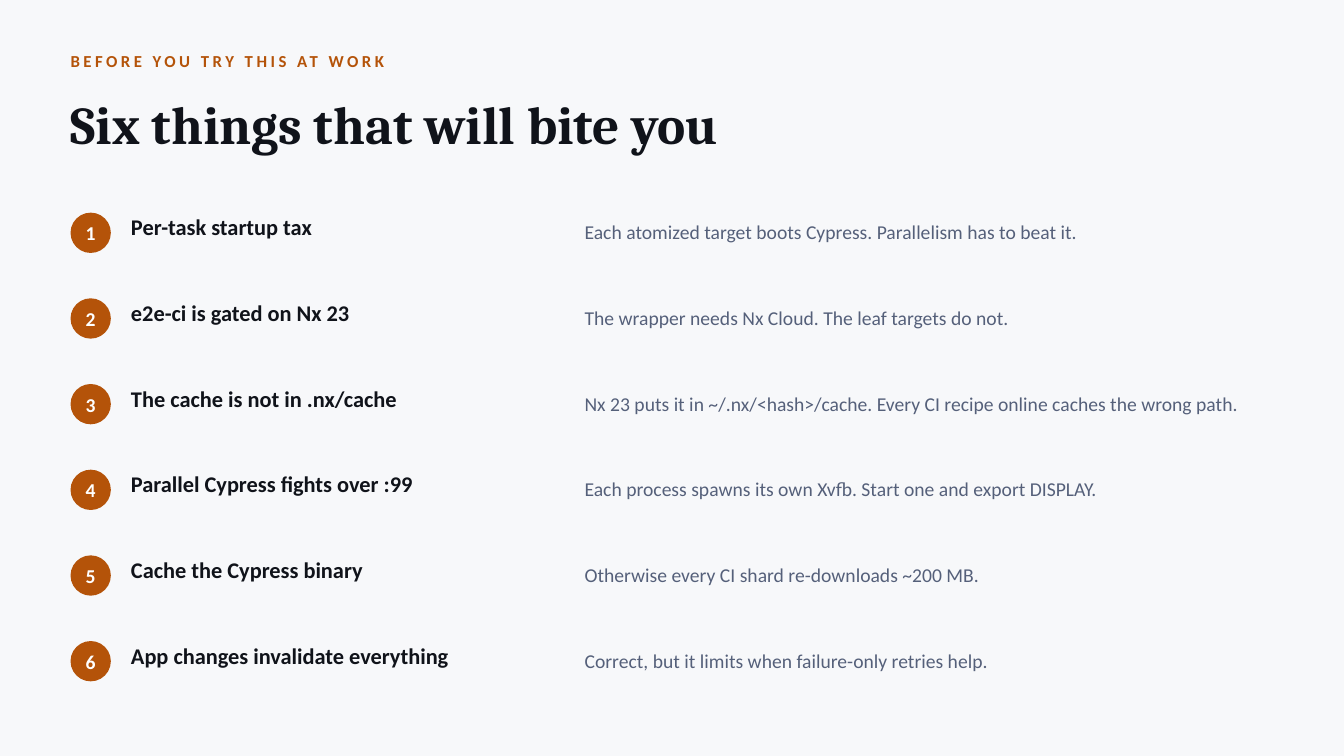
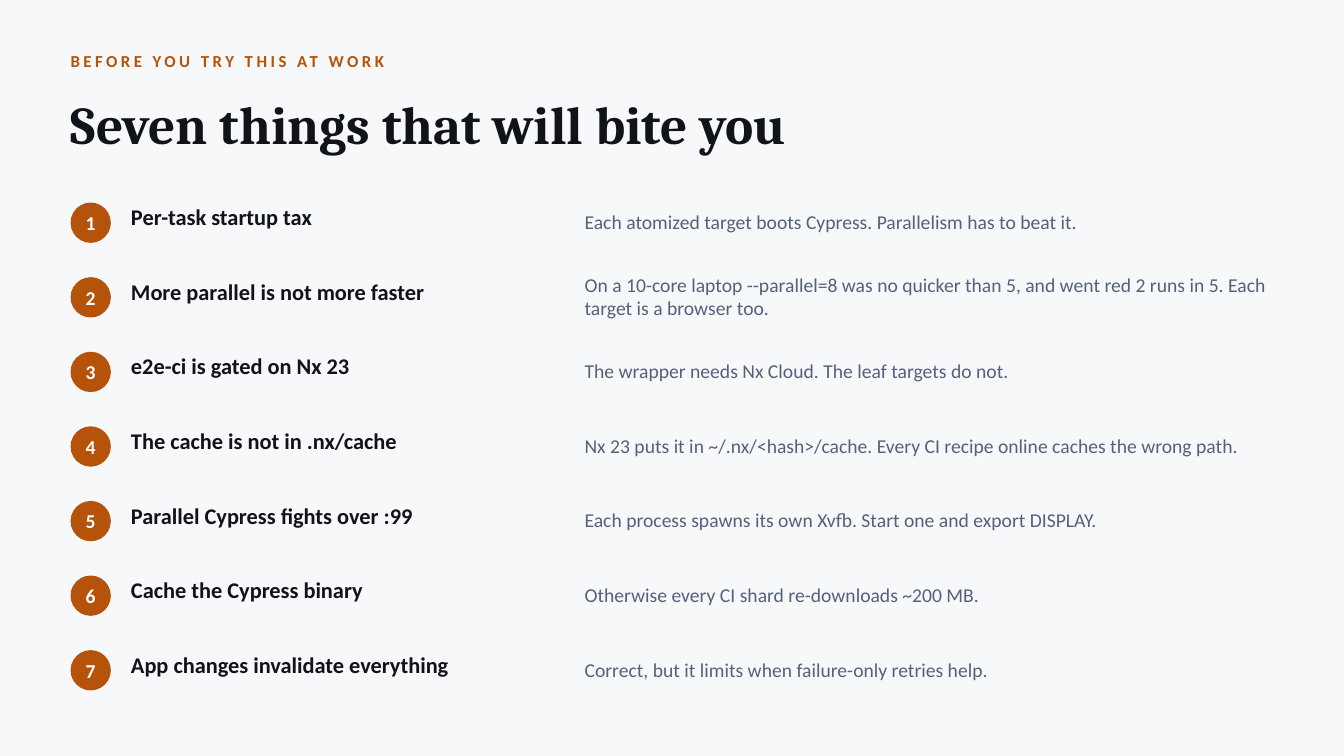
Before and after one commit to radzivil/nx-scaling-e2e-tests-with-atomizer, a slide deck: slide 25 of talk/Scaling-E2E-Tests-with-Nx.pptx. Drawn at 1344x756 pixels with LibreOffice and Linux fonts; fonts in the diff are those of the drawing. Boxes give left, top, right and bottom in pixels: in the first picture for what was removed or moved away, otherwise in the second. Text is boxed around its words. In the diff, an @@ line names an element or a change of style, - is before the commit and + after.

Commit message:
Record that parallelism has a ceiling
Measured over all 30 targets on a 10-core M1 Pro: --parallel=8 and --parallel=5
both average 141s, but 8 went red in 2 of 5 runs while 5 stayed green. The spec
that failed passes alone in 13s, so it is contention against Cypress's default
timeouts rather than a bug.

Worth saying out loud, because "just raise --parallel" is exactly what people
will try when they get home.

```diff
--- a/talk/Scaling-E2E-Tests-with-Nx.pptx
+++ b/talk/Scaling-E2E-Tests-with-Nx.pptx
@@ text at <box>71,107,786,155</box>: text changed @@
-Six things that will bite you
+Seven things that will bite you
@@ 3 texts, 1 ellipse: place and size @@
-3 texts, 1 ellipse at <box>71,213,1077,253</box>
+3 texts, 1 ellipse at <box>71,203,1077,243</box>
@@ text "2": place and size @@
-text "2" at <box>86,313,96,326</box>
+text "2" at <box>86,292,96,305</box>
@@ ellipse: place and size @@
-ellipse at <box>71,298,111,339</box>
+ellipse at <box>71,277,111,318</box>
@@ text added at <box>131,284,424,304</box>, 16 pt, text #10131A, bold @@
+More parallel is not more faster
@@ text added at <box>585,278,1265,319</box>, 14 pt, text #55607A @@
+On a 10-core laptop --parallel=8 was no quicker than 5, and went red 2 runs in 5. Each target is a browser too.
@@ text "3": place and size @@
-text "3" at <box>86,399,96,412</box>
+text "3" at <box>86,366,96,379</box>
@@ ellipse: place and size @@
-ellipse at <box>71,384,111,424</box>
+ellipse at <box>71,352,111,392</box>
@@ text "e2e-ci is gated on Nx ...": place and size @@
-text "e2e-ci is gated on Nx ..." at <box>131,305,350,325</box>
+text "e2e-ci is gated on Nx ..." at <box>131,358,350,378</box>
@@ text "The wrapper needs Nx Cloud. ...": place and size @@
-text "The wrapper needs Nx Cloud. ..." at <box>585,311,1008,329</box>
+text "The wrapper needs Nx Cloud. ..." at <box>585,364,1008,382</box>
@@ text "4": place and size @@
-text "4" at <box>86,484,96,497</box>
+text "4" at <box>86,441,96,454</box>
@@ ellipse: place and size @@
-ellipse at <box>71,470,111,510</box>
+ellipse at <box>71,426,111,467</box>
@@ text "The cache is not in ...": place and size @@
-text "The cache is not in ..." at <box>131,391,397,408</box>
+text "The cache is not in ..." at <box>131,433,397,450</box>
@@ text "Nx 23 puts it in ...": place and size @@
-text "Nx 23 puts it in ..." at <box>585,397,1237,415</box>
+text "Nx 23 puts it in ..." at <box>585,439,1237,457</box>
@@ text "5": place and size @@
-text "5" at <box>86,570,96,583</box>
+text "5" at <box>86,515,96,528</box>
@@ ellipse: place and size @@
-ellipse at <box>71,556,111,596</box>
+ellipse at <box>71,501,111,541</box>
@@ text "Parallel Cypress fights over :99": place and size @@
-text "Parallel Cypress fights over :99" at <box>131,476,413,496</box>
+text "Parallel Cypress fights over :99" at <box>131,508,413,528</box>
@@ text "Each process spawns its own ...": place and size @@
-text "Each process spawns its own ..." at <box>585,482,1097,499</box>
+text "Each process spawns its own ..." at <box>585,513,1097,530</box>
@@ text "6": place and size @@
-text "6" at <box>86,655,96,669</box>
+text "6" at <box>86,589,96,603</box>
@@ ellipse: place and size @@
-ellipse at <box>71,641,111,682</box>
+ellipse at <box>71,576,111,616</box>
@@ text "Cache the Cypress binary": place and size @@
-text "Cache the Cypress binary" at <box>131,562,363,582</box>
+text "Cache the Cypress binary" at <box>131,582,363,602</box>
@@ text "Otherwise every CI shard re-downloads ...": place and size @@
-text "Otherwise every CI shard re-downloads ..." at <box>585,568,978,585</box>
+text "Otherwise every CI shard re-downloads ..." at <box>585,588,978,605</box>
@@ ellipse added at <box>71,650,111,691</box>, fill #B45309 @@
@@ text "App changes invalidate everything": place and size @@
-text "App changes invalidate everything" at <box>131,648,448,668</box>
+text "App changes invalidate everything" at <box>131,657,448,677</box>
@@ text "Correct, but it limits when ...": place and size @@
-text "Correct, but it limits when ..." at <box>585,654,988,671</box>
+text "Correct, but it limits when ..." at <box>585,663,988,680</box>
@@ text added at <box>86,665,96,678</box>, 14 pt, text #FFFFFF, bold @@
+7
```
Also in this commit, not shown: 4 other files.
